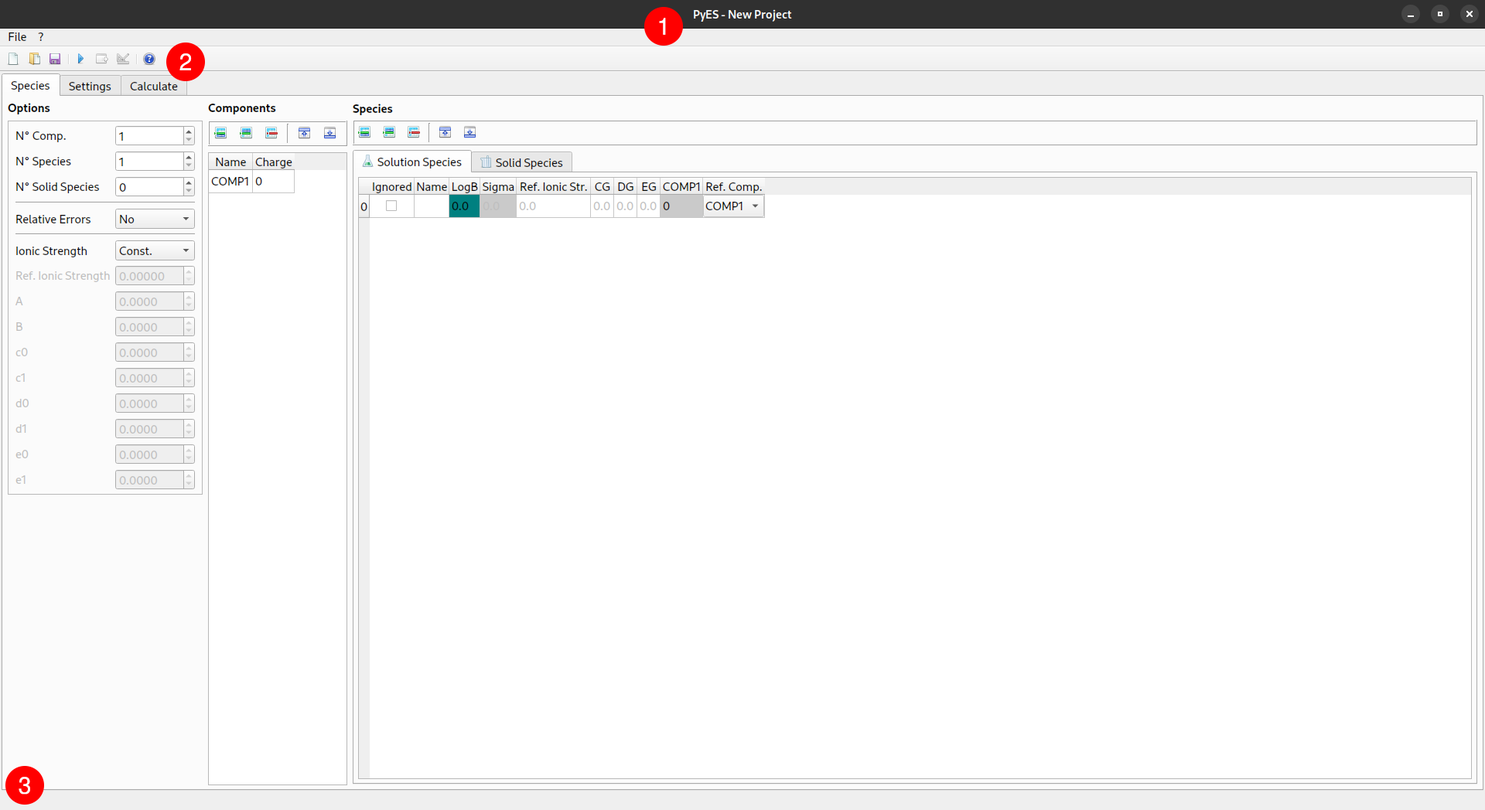
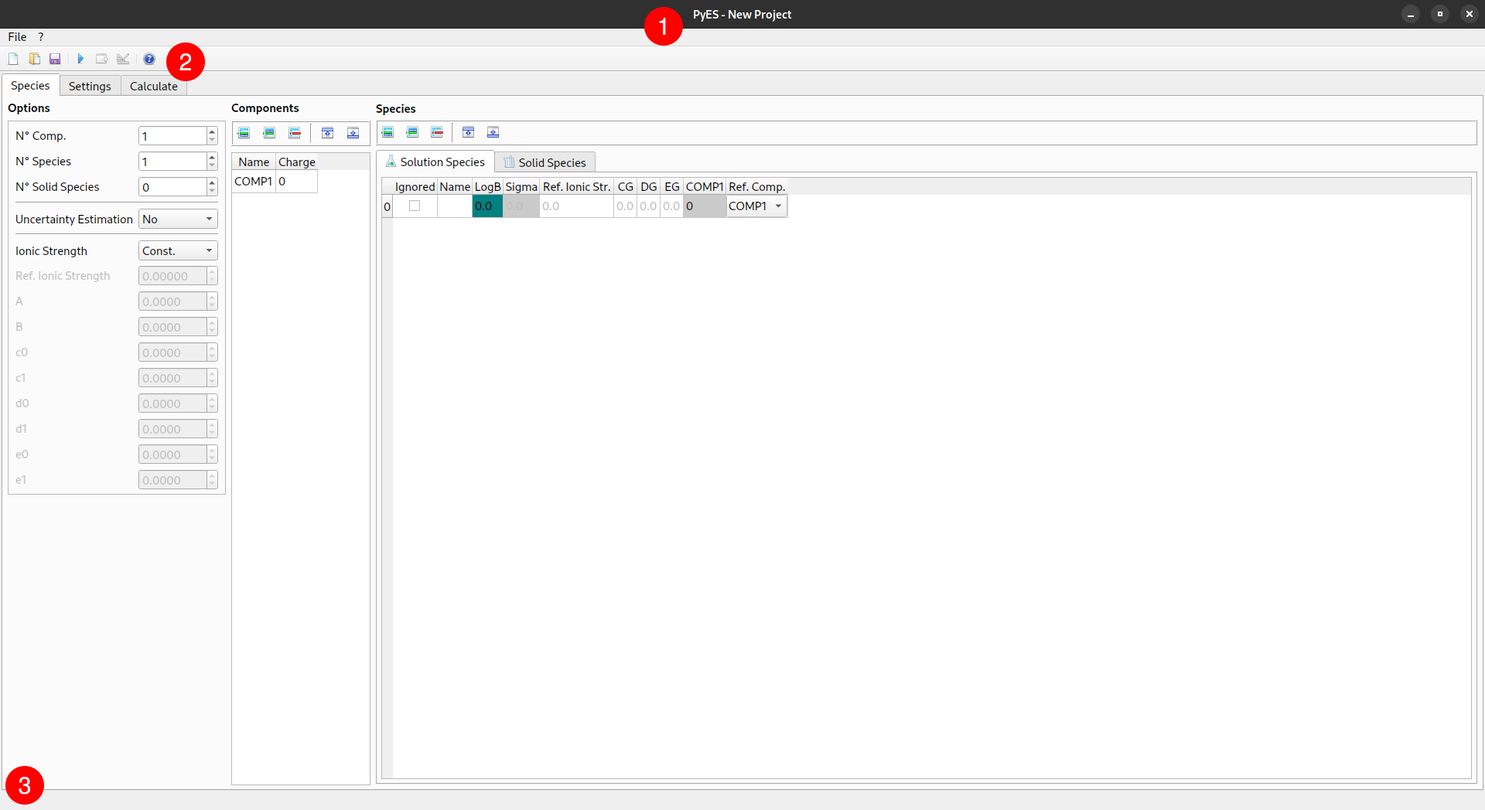
Comparing the layer stacks of the two 1485 × 810 images. Changes:
painted on "main.png" over [15,103,789,786]
